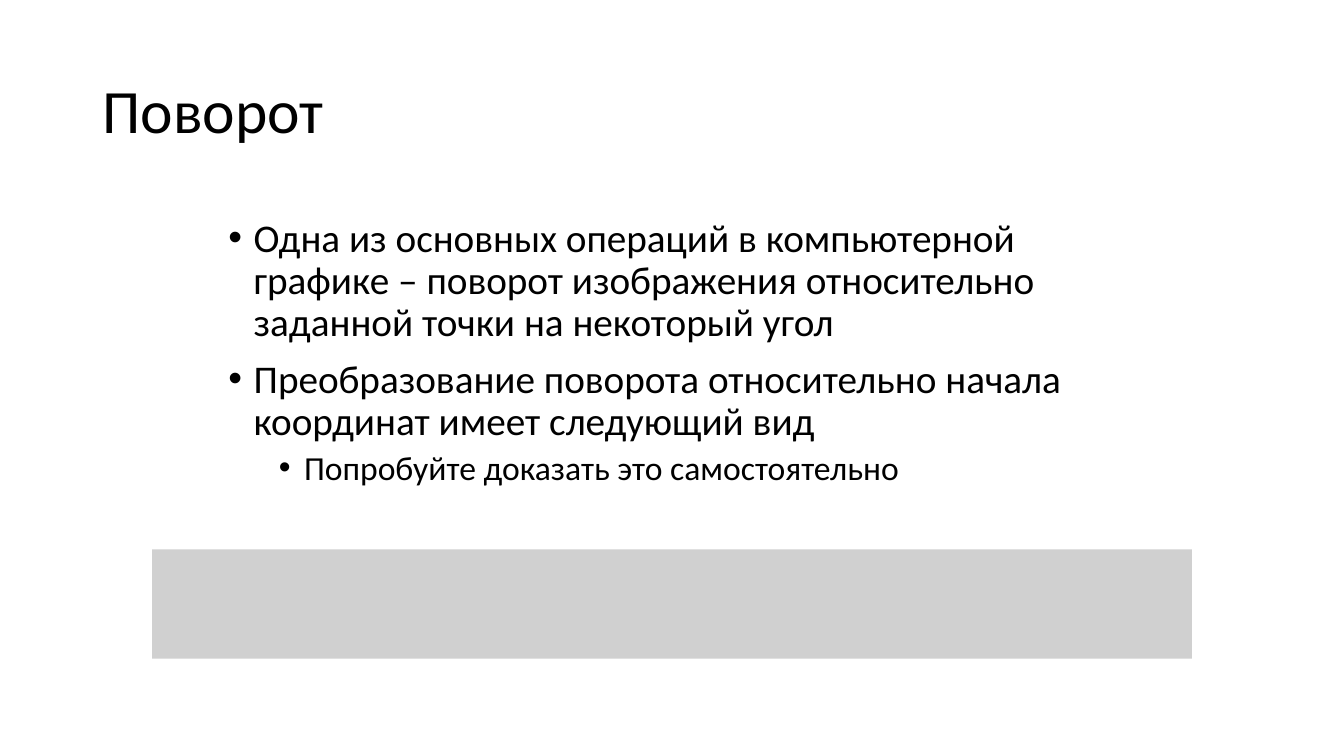
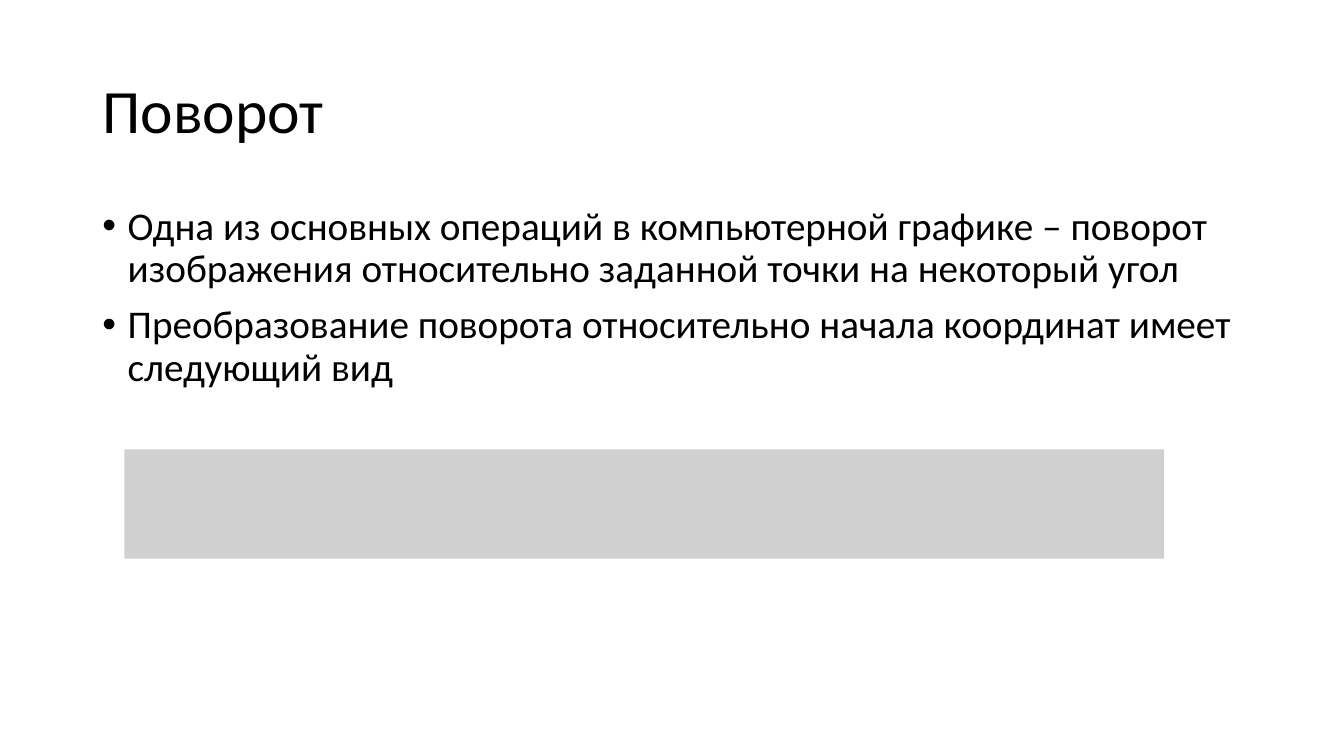
Before and after one commit to alexey-malov/cg-course, a slide deck: slide 88 of lectures/04 - Векторный анализ, трансформации и матрицы.pptx (slide 87 before the commit). Drawn at 1344x756 pixels with LibreOffice and Linux fonts; fonts in the diff are those of the drawing; grey boxes stand for pictures. Boxes give left, top, right and bottom in pixels: in the first picture for what was removed or moved away, otherwise in the second. Text is boxed around its words. In the diff, an @@ line names an element or a change of style, - is before the commit and + after.

```diff
--- a/lectures/04 - Векторный анализ, трансформации и матрицы.pptx
+++ b/lectures/04 - Векторный анализ, трансформации и матрицы.pptx
@@ text "Одна из основных операций в ...": place and size @@
-text "Одна из основных операций в ..." at <box>254,225,1061,486</box>
+text "Одна из основных операций в ..." at <box>128,213,1231,388</box>
@@ picture added at <box>124,450,1165,559</box> @@
@@ text at <box>304,457,899,486</box>: paragraph removed @@
-  • Попробуйте доказать это самостоятельно
@@ picture removed at <box>152,549,1193,658</box> @@
```
Also in this commit, not shown: 27 other slides changed, 2 slides added, 1 slide removed, 5 other files.
